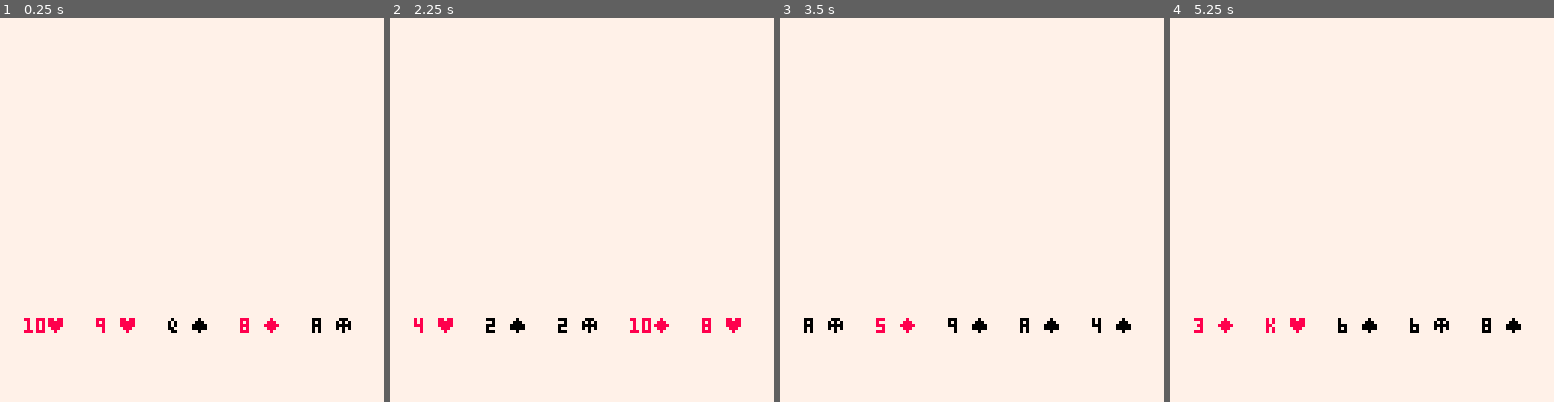
Above: before the commit, frames 1-4 (left to right).
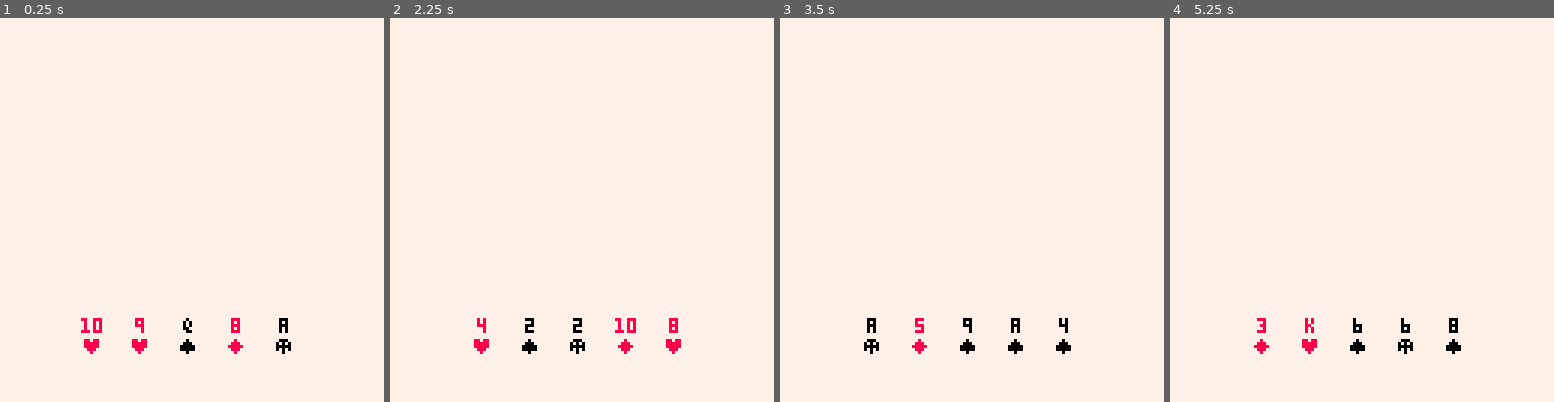
Above: after the commit, the same moments.

Repository: Tropicode-Guam/card_battle
Game: PICO-8 cartridge card_battle.p8
Same seed, same stepped clock (60 frames per second), same inputs: the game is played once before the commit and once after it.
Inputs:
- Up to frame 1 (0.25 s): no input
- Up to frame 2 (2.25 s): tap X (X key) at 1.07, 2.07 s
- Up to frame 3 (3.5 s): tap X (X key) every 0.33 s from 2.4 to 3.4 s
- Up to frame 4 (5.25 s): tap X (X key) every 0.33 s from 3.73 to 5.07 s

The runs differ from the first frame. In frame 1, 1.7% of the frame differs, in the area x 6-92%, y 78-88%; in frame 2, 1.7%; in frame 3, 1.6%; in frame 4, 1.6%.

Commit message:
slightly nicer display of cards

Diff:
--- a/card_battle.lua
+++ b/card_battle.lua
@@ -143,15 +143,16 @@
 	cls(7)
 	i = 0
 	pad = 8
-	cardw = 16
+	cardw = 8
 	for card in all(phand) do
 		x = 64-(cardw*#phand+pad*(#phand-1))/2 + cardw*i + pad*i
+		off = card.disp == 10 and -1 or 1
 		print(card.disp,
-			x,
+			x+off,
 			100,
 			card.color
 		)
-		spr(card.spr,x+8,100)
+		spr(card.spr,x,100+7)
 		i += 1
 	end
 end
